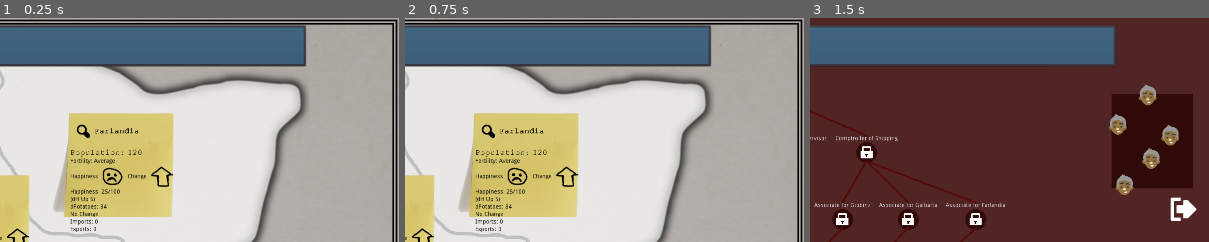
Above: before the commit, frames 1-3 (left to right).
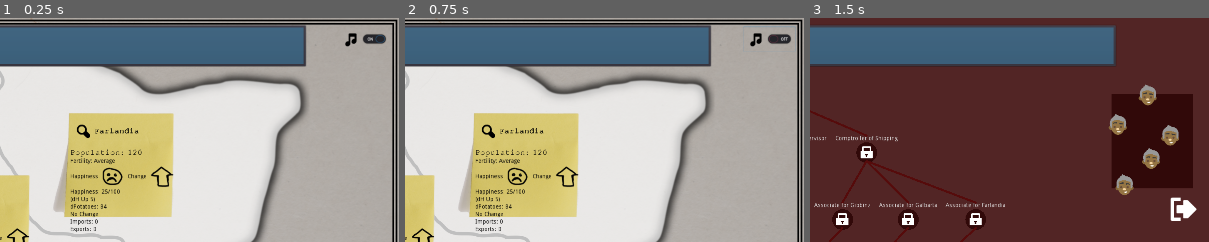
Above: after the commit, the same moments.

Repository: poohshoes/GMTK2020
Game: Godot game, scene res://World.tscn
Same seed, same stepped clock (60 frames per second), same inputs: the game is played once before the commit and once after it.
Inputs (mouse positions are % of the whole screen's width and height, from its top left):
- Up to frame 1 (0.25 s): no input
- Up to frame 2 (0.75 s): click (96, 5) at 0.52 s
- Up to frame 3 (1.5 s): click "Superpotamia" at 1.25 s
The pictures show only the part of the screen within x 50-100%, y 0-50%; the shares and areas given below are measured in that part.

The runs differ from the first frame. In frame 1, 0.4% of the frame differs, in the area x 86-97%, y 6-13%; in frame 2, 0.4%, in the area x 85-98%, y 3-13%; in frame 3, nothing differs.

Commit message:
Added sound! Toggled.

Diff:
--- a/World.gd
+++ b/World.gd
@@ -18,6 +18,7 @@
 	self.move_child($MessagePanel, get_child_count())
 
 	tick()
+	start_music()
 
 
 func tick():
@@ -177,3 +178,18 @@
 
 func show_message(text):
 	$MessagePanel/MarginContainer2/MessageLabel.show_message("Day " + str(action) + ": " + text)
+
+func start_music():
+	$PlaySound.play()
+
+func stop_music():
+	$PlaySound.stop()
+
+
+
+
+func _on_SoundButton_pressed():
+	if $SoundButton.pressed == true:
+		$PlaySound.play()
+	else:
+		$PlaySound.stop()
--- a/World.tscn
+++ b/World.tscn
@@ -12,9 +12,11 @@
 [ext_resource path="res://WelcomePanel.gd" type="Script" id=10]
 [ext_resource path="res://MessageLabel.gd" type="Script" id=11]
 [ext_resource path="res://Arrow.tscn" type="PackedScene" id=12]
+[ext_resource path="res://Resources/CHCPlaytime.wav" type="AudioStream" id=13]
+[ext_resource path="res://Resources/musicOn.png" type="Texture" id=14]
 
 [sub_resource type="DynamicFont" id=1]
-size = 32
+size = 20
 font_data = ExtResource( 9 )
 
 [sub_resource type="DynamicFontData" id=2]
@@ -79,9 +81,9 @@
 
 [node name="TurnLabel" type="Label" parent="ResourcesPanel/MarginContainer/HBoxContainer"]
 margin_left = 36.0
-margin_top = 1.0
-margin_right = 156.0
-margin_bottom = 39.0
+margin_top = 8.0
+margin_right = 110.0
+margin_bottom = 32.0
 custom_fonts/font = SubResource( 1 )
 custom_colors/font_color = Color( 1, 1, 1, 1 )
 text = "Turn: 0"
@@ -91,15 +93,15 @@
 }
 
 [node name="MoneyIcon" type="TextureRect" parent="ResourcesPanel/MarginContainer/HBoxContainer"]
-margin_left = 160.0
-margin_right = 192.0
+margin_left = 114.0
+margin_right = 146.0
 margin_bottom = 41.0
 texture = ExtResource( 8 )
 
 [node name="MoneyLabel" type="Label" parent="ResourcesPanel/MarginContainer/HBoxContainer"]
-margin_left = 196.0
+margin_left = 150.0
 margin_top = 1.0
-margin_right = 358.0
+margin_right = 312.0
 margin_bottom = 39.0
 custom_fonts/font = SubResource( 3 )
 text = "Money: 10"
@@ -126,9 +128,9 @@
 size_flags_horizontal = 3
 
 [node name="MessageLabel" type="Label" parent="MessagePanel/MarginContainer2"]
-margin_top = 25.0
+margin_top = 32.0
 margin_right = 1221.0
-margin_bottom = 63.0
+margin_bottom = 56.0
 custom_fonts/font = SubResource( 1 )
 custom_colors/font_color = Color( 1, 1, 1, 1 )
 text = "Day 1: Glory to controvia and the central happiness committee!"
@@ -284,4 +286,20 @@
 [node name="ArrowDE" parent="." instance=ExtResource( 12 )]
 position = Vector2( 1222.66, 544.901 )
 rotation = -0.507891
+
+[node name="PlaySound" type="AudioStreamPlayer" parent="."]
+stream = ExtResource( 13 )
+volume_db = 0.8
+
+[node name="SoundButton" type="CheckButton" parent="."]
+margin_left = 1774.29
+margin_top = 21.8633
+margin_right = 1900.29
+margin_bottom = 79.8633
+pressed = true
+icon = ExtResource( 14 )
+__meta__ = {
+"_edit_use_anchors_": false
+}
 [connection signal="pressed" from="WelcomePanel/VBoxContainer/HBoxContainer/CloseIntroButton" to="WelcomePanel" method="_on_CloseIntroButton_pressed"]
+[connection signal="pressed" from="SoundButton" to="." method="_on_SoundButton_pressed"]
Not shown, added: Resources/CHCPlaytime.wav.import
Binary file added: Resources/musicOn.png
Not shown, added: Resources/musicOn.png.import
Not shown: 1 places in World.tscn that only renumber resources
Not shown, added: Resources/CHCPlaytime.wav
